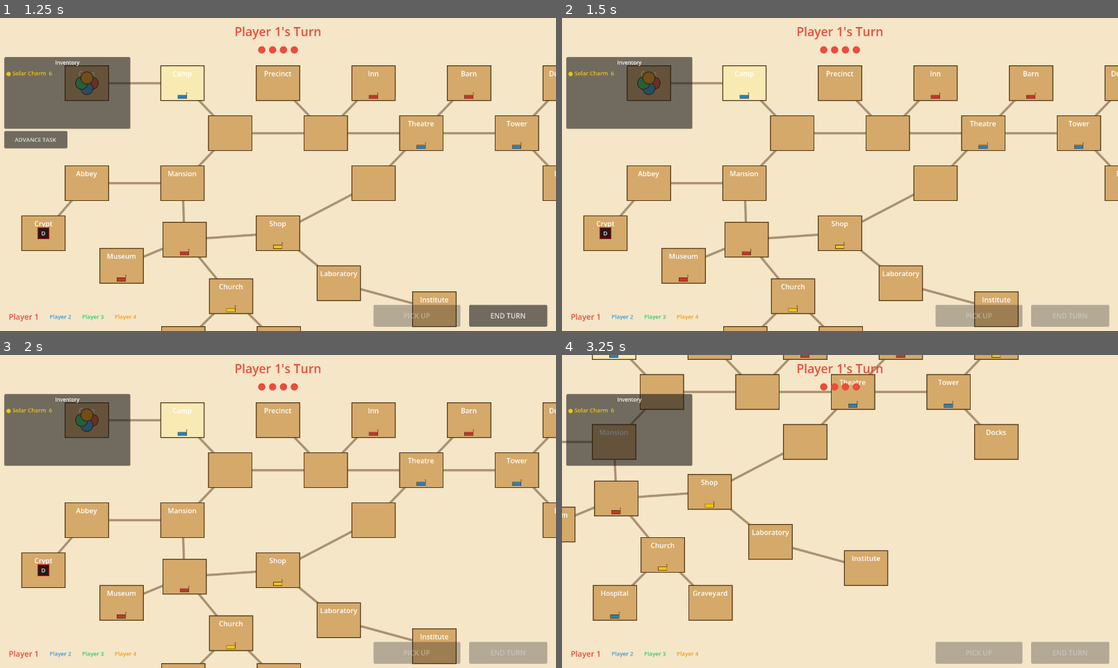
Above: before the commit, frames 1-4 (two rows, left to right).
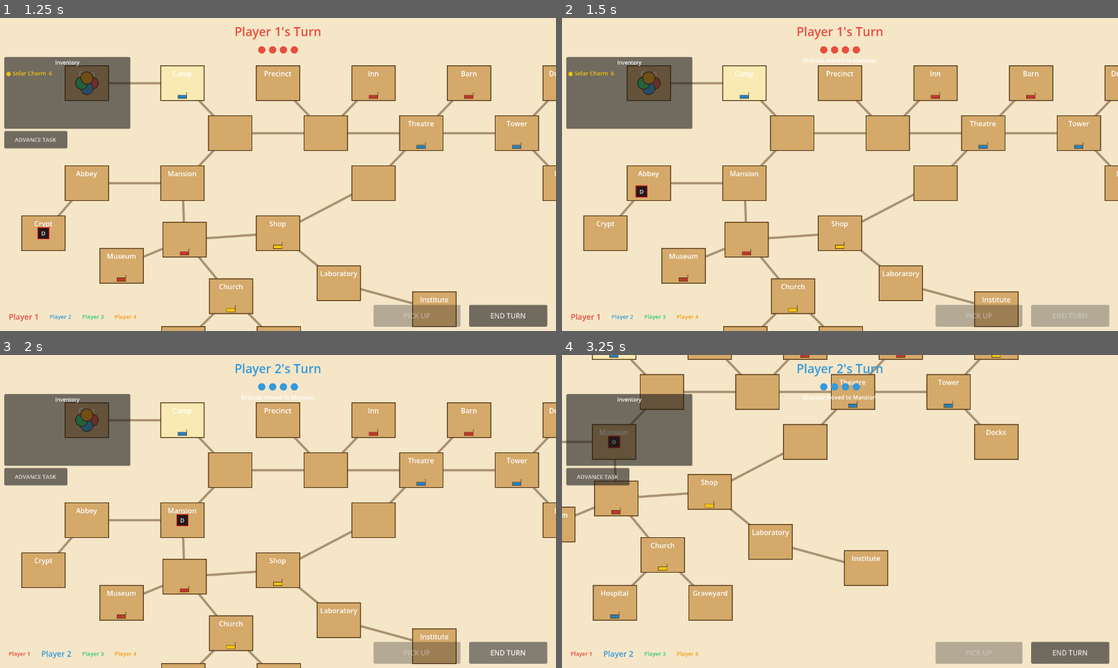
Above: after the commit, the same moments.

Repository: arlopurcell/horrified-board-game
Game: Godot game, scene res://scenes/Main.tscn
Same seed, same stepped clock (60 frames per second), same inputs: the game is played once before the commit and once after it. The project has no main scene, so this scene is started directly.
Inputs (mouse positions are in pixels of both pictures, inside the frame that each line leads up to):
- Up to frame 1 (1.25 s): click "PICK UP" at 0.5 s
- Up to frame 2 (1.5 s): click "END TURN" at 1.25 s
- Up to frame 3 (2 s): no input
- Up to frame 4 (3.25 s): move the mouse to (628, 401) at 2.02 s; hold D 2.03-2.78 s; click (628, 401) at 2.17 s; move the mouse to (600, 401) at 2.77 s; hold S from 2.78 s (still down); click (600, 401) at 2.92 s

Frame 1 is identical in both runs. In frame 2, 0.2% of the frame differs, in the area x 6-57%, y 12-71%; in frame 3, 2.3%, in the area x 0-99%, y 2-99%; in frame 4, 2.3%.

Commit message:
fix: update deck cards to Dracula, defer phase_animation_done to avoid await race

Diff:
--- a/resources/data/monster_deck.tres
+++ b/resources/data/monster_deck.tres
@@ -9,7 +9,7 @@
 card_name = "Lurking in Shadows"
 move_steps = 2
 attack_dice = 1
-monster_names = ["The Creature"]
+monster_names = ["Dracula"]
 
 [sub_resource type="Resource" id="Card1"]
 script = ExtResource("2")
@@ -17,7 +17,7 @@
 card_name = "Frenzied Hunt"
 move_steps = 1
 attack_dice = 2
-monster_names = ["The Creature"]
+monster_names = ["Dracula"]
 
 [sub_resource type="Resource" id="Card2"]
 script = ExtResource("2")
@@ -25,7 +25,7 @@
 card_name = "Swift Pursuit"
 move_steps = 3
 attack_dice = 2
-monster_names = ["The Creature"]
+monster_names = ["Dracula"]
 
 [sub_resource type="Resource" id="Card3"]
 script = ExtResource("2")
@@ -33,7 +33,7 @@
 card_name = "Night Stalker"
 move_steps = 2
 attack_dice = 2
-monster_names = ["The Creature"]
+monster_names = ["Dracula"]
 
 [sub_resource type="Resource" id="Card4"]
 script = ExtResource("2")
@@ -41,7 +41,7 @@
 card_name = "Gathering Darkness"
 move_steps = 1
 attack_dice = 1
-monster_names = ["The Creature"]
+monster_names = ["Dracula"]
 
 [sub_resource type="Resource" id="Card5"]
 script = ExtResource("2")
@@ -49,7 +49,7 @@
 card_name = "Savage Attack"
 move_steps = 2
 attack_dice = 3
-monster_names = ["The Creature"]
+monster_names = ["Dracula"]
 
 [sub_resource type="Resource" id="Card6"]
 script = ExtResource("2")
@@ -57,7 +57,7 @@
 card_name = "Stealthy Approach"
 move_steps = 2
 attack_dice = 1
-monster_names = ["The Creature"]
+monster_names = ["Dracula"]
 
 [sub_resource type="Resource" id="Card7"]
 script = ExtResource("2")
@@ -65,7 +65,7 @@
 card_name = "Relentless Chase"
 move_steps = 3
 attack_dice = 2
-monster_names = ["The Creature"]
+monster_names = ["Dracula"]
 
 [sub_resource type="Resource" id="Card8"]
 script = ExtResource("2")
@@ -73,7 +73,7 @@
 card_name = "Thunderous Strike"
 move_steps = 1
 attack_dice = 3
-monster_names = ["The Creature"]
+monster_names = ["Dracula"]
 
 [sub_resource type="Resource" id="Card9"]
 script = ExtResource("2")
@@ -81,7 +81,7 @@
 card_name = "Midnight Rampage"
 move_steps = 2
 attack_dice = 2
-monster_names = ["The Creature"]
+monster_names = ["Dracula"]
 
 [resource]
 script = ExtResource("1")
--- a/scenes/Monsters.gd
+++ b/scenes/Monsters.gd
@@ -35,6 +35,9 @@
 		for i in range(1, path.size()):
 			await _tokens[idx].move_to(_board.get_space_center(path[i])).finished
 	_place_all_tokens()
+	# Defer one frame so phase_animation_done always fires after end_turn()'s await is set up,
+	# even when move_data is empty and this handler ran synchronously.
+	await get_tree().process_frame
 	MonsterManager.phase_animation_done.emit()
 
 func _place_all_tokens() -> void:
